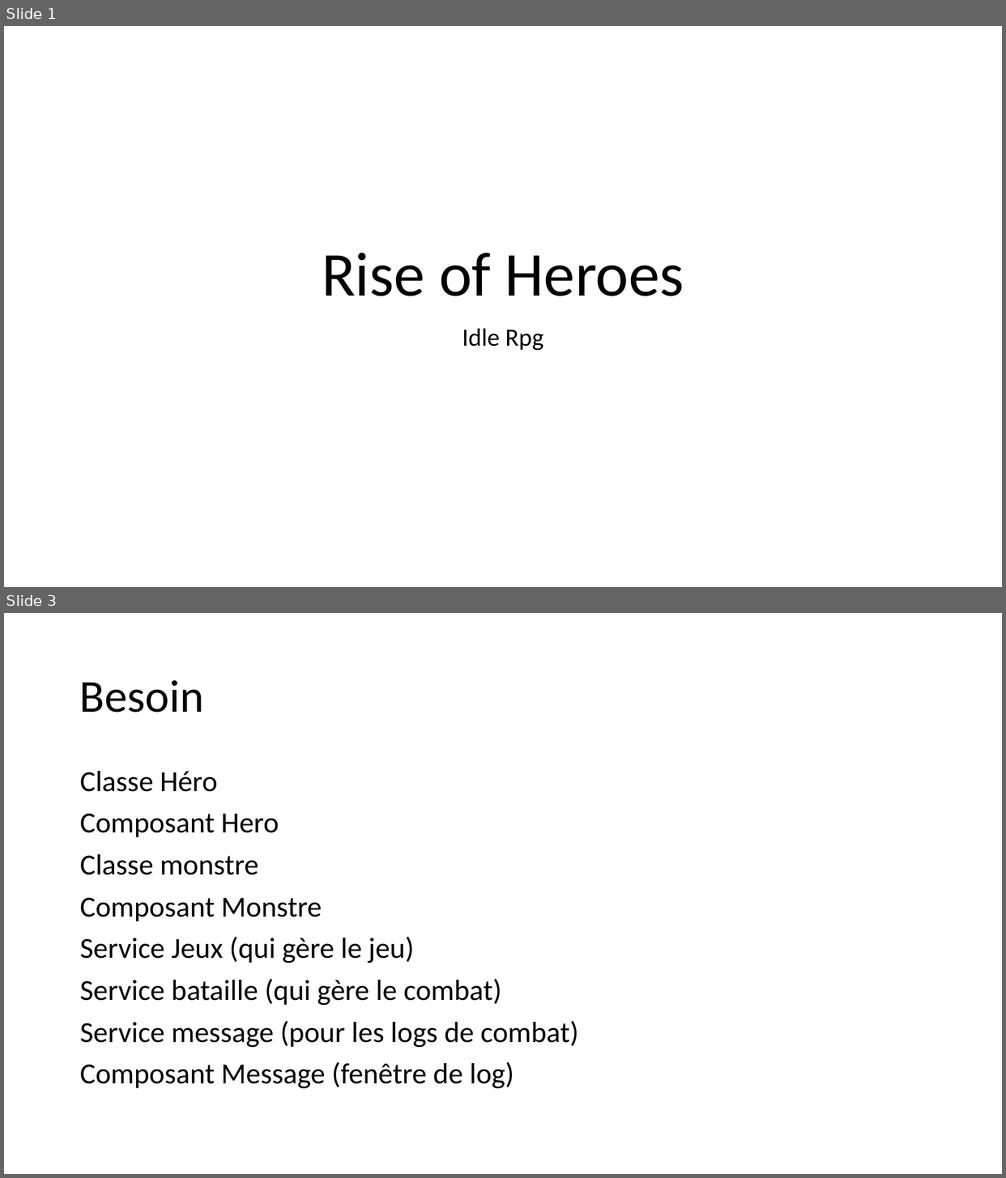
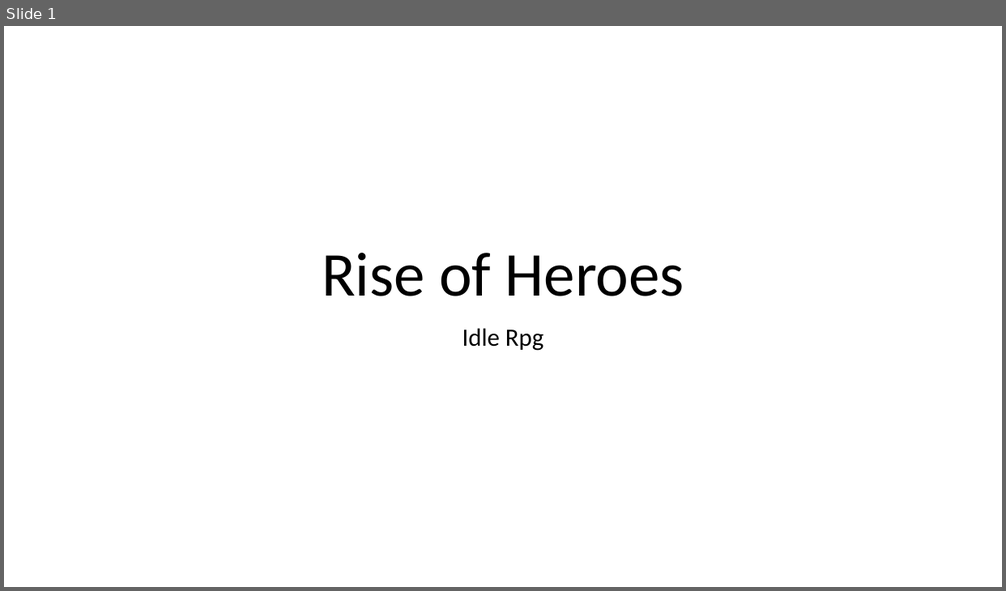
Before and after one commit to Ezazhel/RiseOfHeroes, a slide deck: Rise of Heroes.pptm. Shown one above the other, each under a label of ours: slides 1 and 3 before the commit, slide 1 after it; the slides between them are not shown. The pictures are 1006x1178 and 1006x591 pixels, drawn with LibreOffice and Linux fonts; fonts in the diff are those of the drawing. Boxes give left, top, right and bottom in pixels: in the first picture for what was removed or moved away, otherwise in the second. Text is boxed around its words. In the diff, an @@ line names an element or a change of style, - is before the commit and + after.

```diff
--- a/Rise of Heroes.pptm
+++ b/Rise of Heroes.pptm
@@ slide 3 removed at (x1=4, y1=613, x2=1002, y2=1174), background #FFFFFF @@
@@ title removed at (x1=80, y1=680, x2=204, y2=713) @@
-Besoin
@@ text removed at (x1=80, y1=771, x2=578, y2=1088) @@
-Classe Héro
-Composant Hero
-Classe monstre
-Composant Monstre
-Service Jeux (qui gère le jeu)
-Service bataille (qui gère le combat)
-Service message (pour les logs de combat)
-Composant Message (fenêtre de log)
```
Also in this commit, not shown: 3 slides added, 4 other slides removed, 47 other files.
